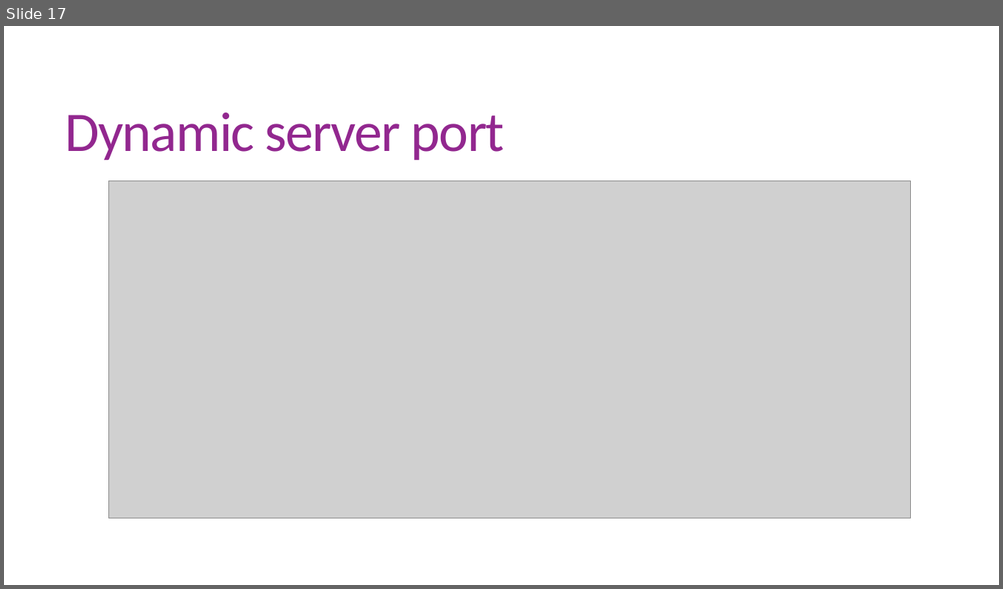
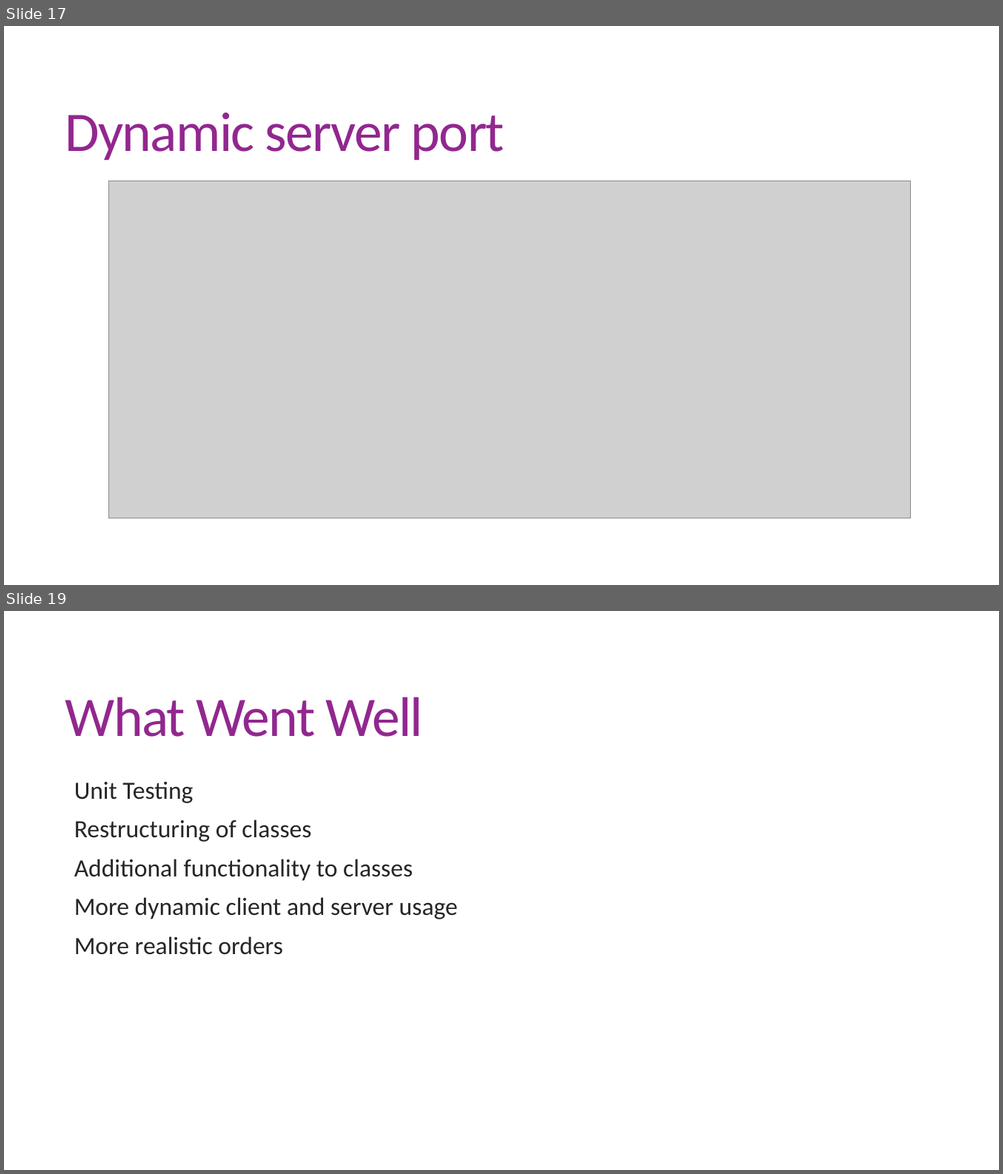
Before and after one commit to RishiChavda/MSTE, a slide deck: MTSE.pptx. Shown one above the other, each under a label of ours: slide 17 before the commit, slides 17 and 19 after it; the slides between them are not shown. The pictures are 1003x589 and 1003x1174 pixels, drawn with LibreOffice and Linux fonts; fonts in the diff are those of the drawing; grey boxes stand for pictures. Boxes give left, top, right and bottom in pixels: in the first picture for what was removed or moved away, otherwise in the second. Text is boxed around its words. In the diff, an @@ line names an element or a change of style, - is before the commit and + after.

```diff
--- a/MTSE.pptx
+++ b/MTSE.pptx
@@ slide 19 added at [4,611,999,1170], background #FFFFFF @@
@@ title added at [65,697,423,737], 54 pt, text #92278F @@
+What Went Well
@@ text added at [74,782,458,955], 24 pt, text #262626 @@
+  Unit Testing
+  Restructuring of classes
+  Additional functionality to classes
+  More dynamic client and server usage
+  More realistic orders
```
Also in this commit, not shown: 4 slides changed, 5 other slides added, 1 slide removed.
